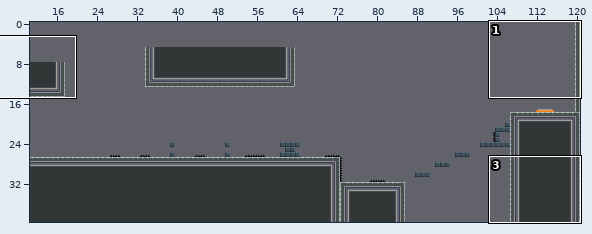
Tiled map, stored at android/assets/levels/level2.tmx. Above: a wide view before the commit, with the close-up outlined.
Close-up. Old version:
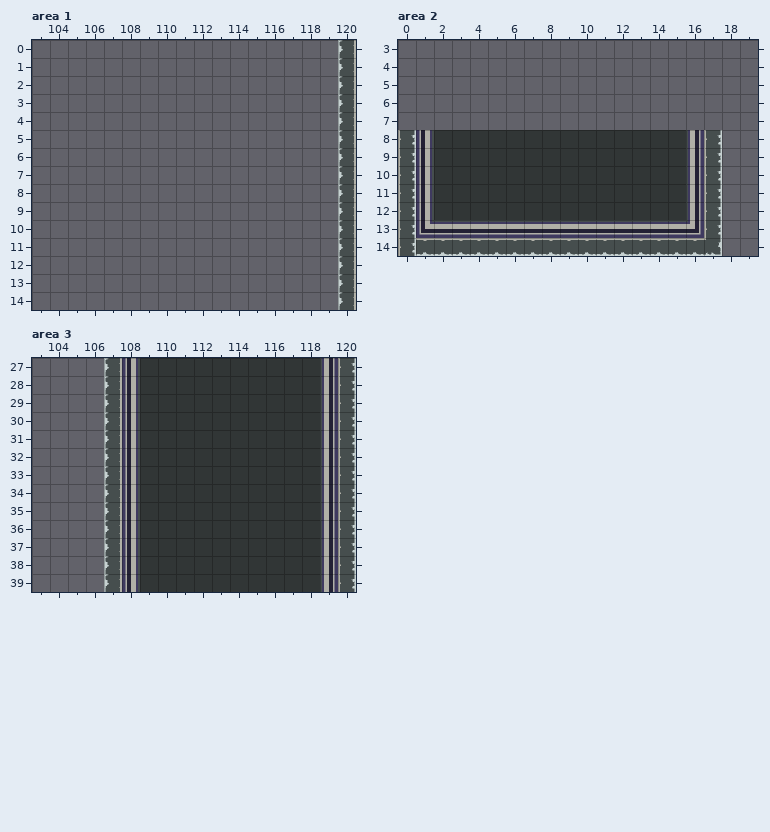
Cells are 32x32 px. Shown: area 1 x 103..120, y 0..14; area 2 x 0..19, y 3..14; area 3 x 103..120, y 27..39. The commit also changed other parts of the map, which this record leaves out.
Once edited:
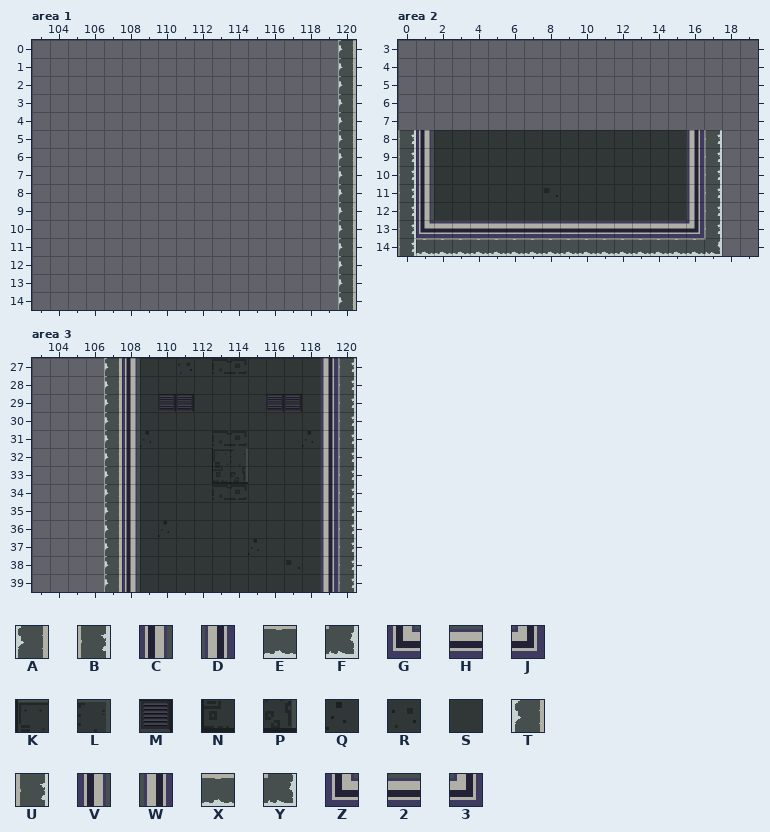
Key: from "tileset": A 64, B 66, C 69, D 71, E 81, F 82, G 85, H 86, J 87, K 88, L 89, M 100, N 104, P 105, Q 119, R 120; from "tileset-new": S 16, T 60, U 62, V 65, W 67, X 76, Y 77, Z 80, 2 81, 3 82.
_ is an empty cell, . an unchanged one.
Edits made:
--- layer "Platform", area 1
@@ x 120..120 @@
- 0 T
- 1 T
- 2 T
- 3 T
- 4 T
- 5 T
- 6 T
- 7 T
- 8 T
- 9 T
-10 T
-11 T
-12 T
-13 T
-14 T
+ 0 A
+ 1 A
+ 2 A
+ 3 A
+ 4 A
+ 5 A
+ 6 A
+ 7 A
+ 8 A
+ 9 A
+10 A
+11 A
+12 A
+13 A
+14 A
--- layer "Platform", area 2
@@ x 0..17 @@
- 8 UV..............WU
- 9 UV..............WU
-10 UV..............WU
-11 UV..............WU
-12 UV..............WU
-13 UZ222222222222223U
-14 UXXXXXXXXXXXXXXXXY
+ 8 BC..............DB
+ 9 BC..............DB
+10 BC..............DB
+11 BC..............DB
+12 BC..............DB
+13 BGHHHHHHHHHHHHHHJB
+14 BEEEEEEEEEEEEEEEEF
--- layer "Platform", area 3
@@ x 107..120 @@
-27 TV..S.......WU
-28 TV..........WU
-29 TV.SS....SS.WU
-30 TV..........WU
-31 TVS........SWU
-32 TV....SS....WU
-33 TV....SS....WU
-34 TV..........WU
-35 TV..........WU
-36 TV.S........WU
-37 TV......S...WU
-38 TV..........WU
-39 TV..........WU
+27 AC..R.......DB
+28 AC..........DB
+29 AC.MM....MM.DB
+30 AC..........DB
+31 ACQ........QDB
+32 AC....KL....DB
+33 AC....NP....DB
+34 AC..........DB
+35 AC..........DB
+36 AC.Q........DB
+37 AC......Q...DB
+38 AC..........DB
+39 AC..........DB
